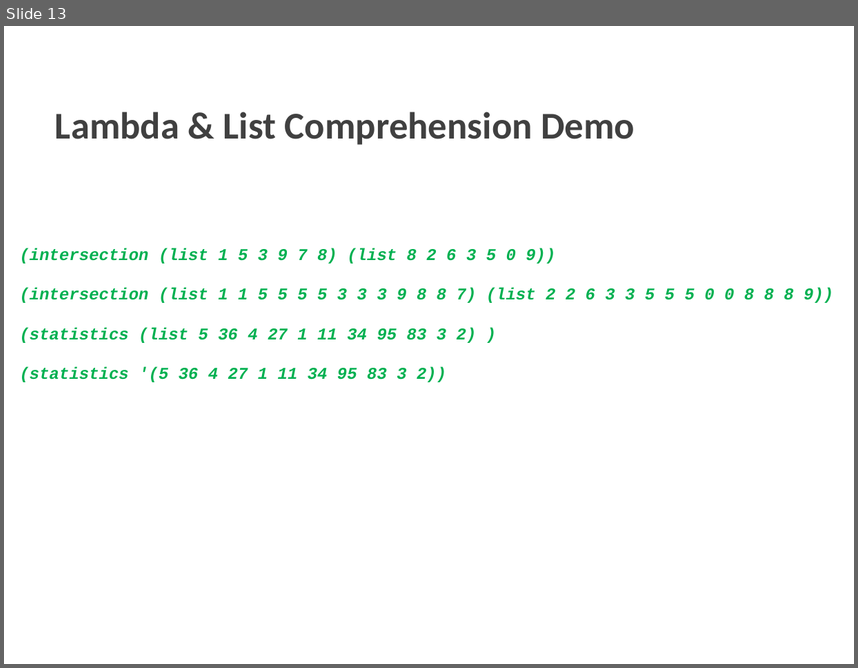
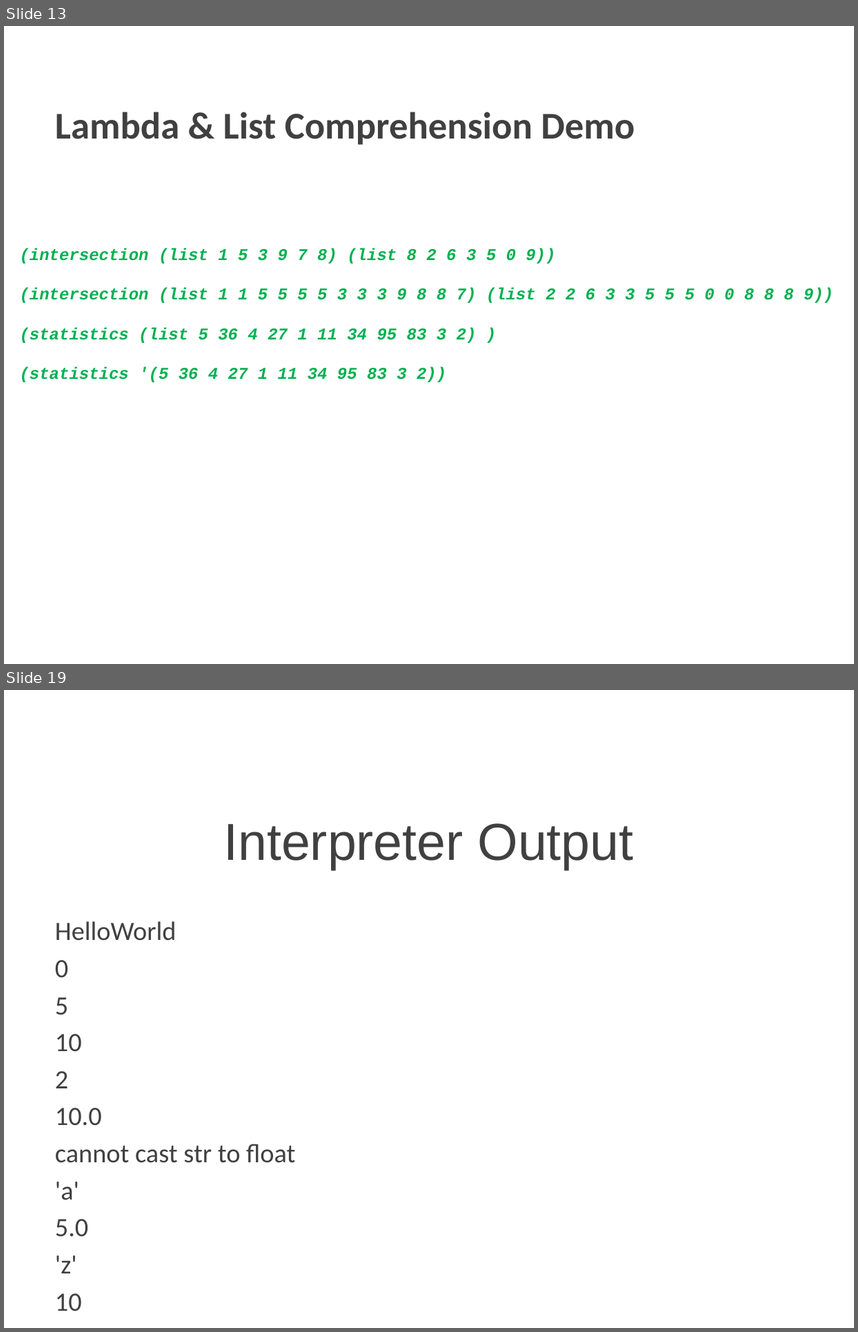
Before and after one commit to jht585/PLFinal, a slide deck: PLFinal.pptx. Shown one above the other, each under a label of ours: slide 13 before the commit, slides 13 and 19 after it; the slides between them are not shown. The pictures are 858x668 and 858x1332 pixels, drawn with LibreOffice and Linux fonts; fonts in the diff are those of the drawing; background and template pictures are left out. Boxes give left, top, right and bottom in pixels: in the first picture for what was removed or moved away, otherwise in the second. Text is boxed around its words. In the diff, an @@ line names an element or a change of style, - is before the commit and + after.

```diff
--- a/PLFinal.pptx
+++ b/PLFinal.pptx
@@ slide 19 added at box(4, 690, 854, 1328), background picture (left out) @@
@@ title added at box(224, 823, 633, 870), 44 pt, text #404040 @@
+Interpreter Output
@@ text added at box(55, 921, 295, 1273), 22.4 pt, text #404040 @@
+HelloWorld
+0
+5
+10
+2
+10.0
+cannot cast str to float
+'a'
+5.0
+'z'
+10
```
Also in this commit, not shown: 1 slide changed, 5 other slides added, 11 other files.
